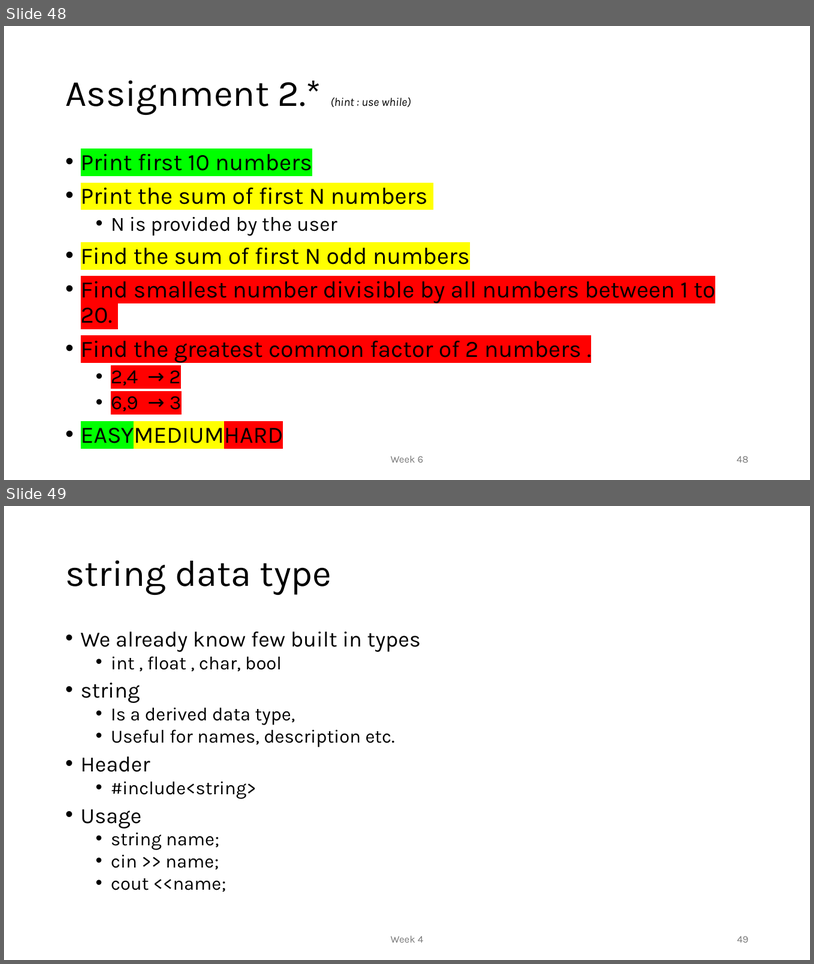
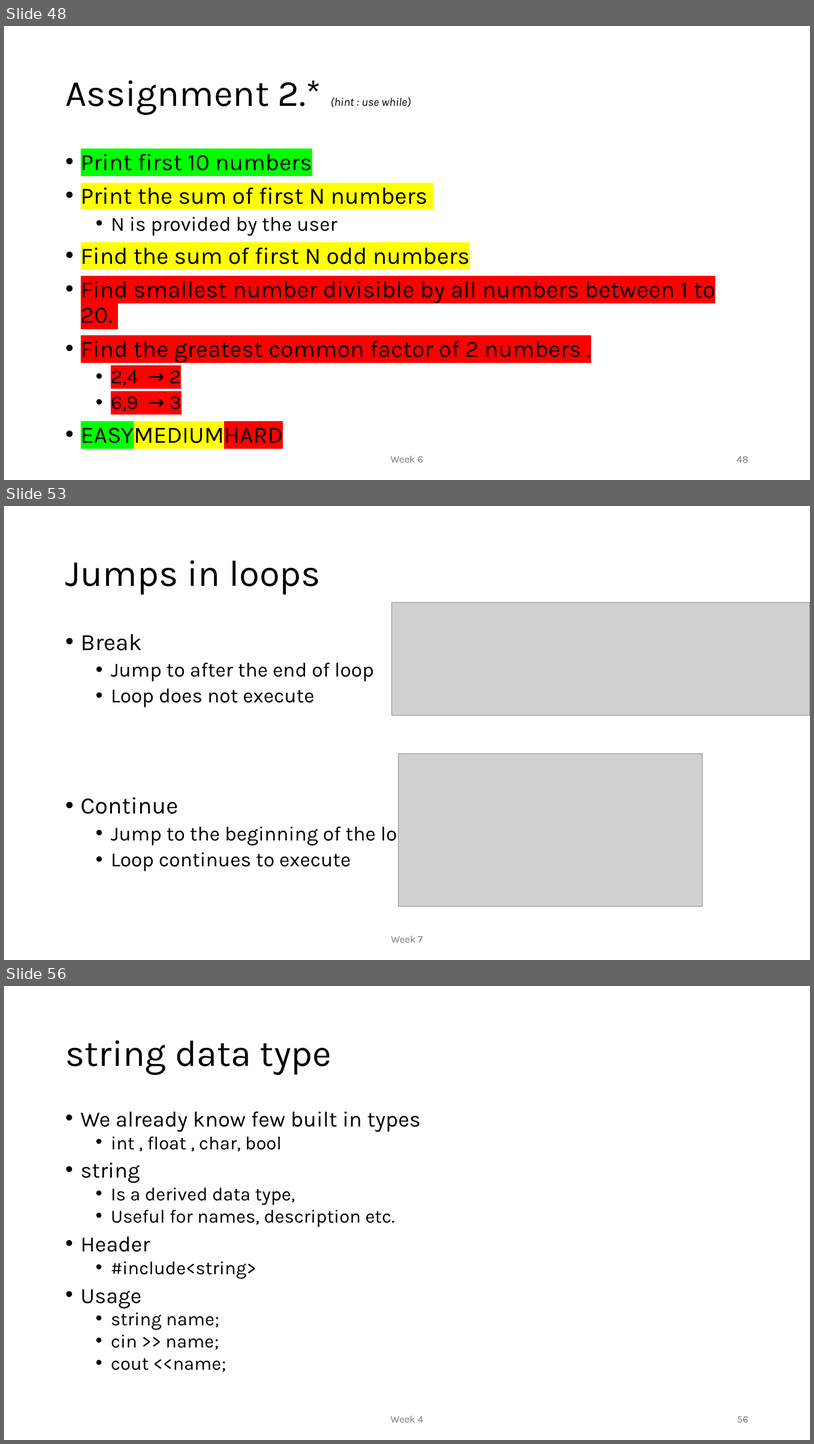
Before and after one commit to MoklaEducation/ems_fall_2025_cpp101, a slide deck: all/Intro to Programming_all.pptx. Shown one above the other, each under a label of ours: slides 48 and 49 before the commit, slides 48, 53 and 56 after it; the slides between them are not shown. The pictures are 814x964 and 814x1444 pixels, drawn with LibreOffice and Linux fonts; fonts in the diff are those of the drawing; grey boxes stand for pictures. Boxes give left, top, right and bottom in pixels: in the first picture for what was removed or moved away, otherwise in the second. Text is boxed around its words. In the diff, an @@ line names an element or a change of style, - is before the commit and + after.

```diff
--- a/all/Intro to Programming_all.pptx
+++ b/all/Intro to Programming_all.pptx
@@ slide 53 added at box(4, 506, 810, 960), background #FFFFFF @@
@@ title added at box(65, 560, 321, 595), 44 pt, text #000000 @@
+Jumps in loops
@@ picture added at box(392, 602, 810, 715) @@
@@ text added at box(81, 634, 420, 871), 24 pt, text #000000 @@
+• Break
+  • Jump to after the end of loop
+  • Loop does not execute
+• Continue
+  • Jump to the beginning of the loop
+  • Loop continues to execute
@@ picture added at box(399, 753, 704, 906) @@
@@ text added at box(391, 935, 423, 942), 12 pt, text #797979 @@
+Week 7
@@ what was slide 49 is now slide 56 @@
@@ page number at box(737, 1416, 749, 1422): text changed @@
-49
+56
```
Also in this commit, not shown: 1 slide changed, 6 other slides added, 1 other file.
